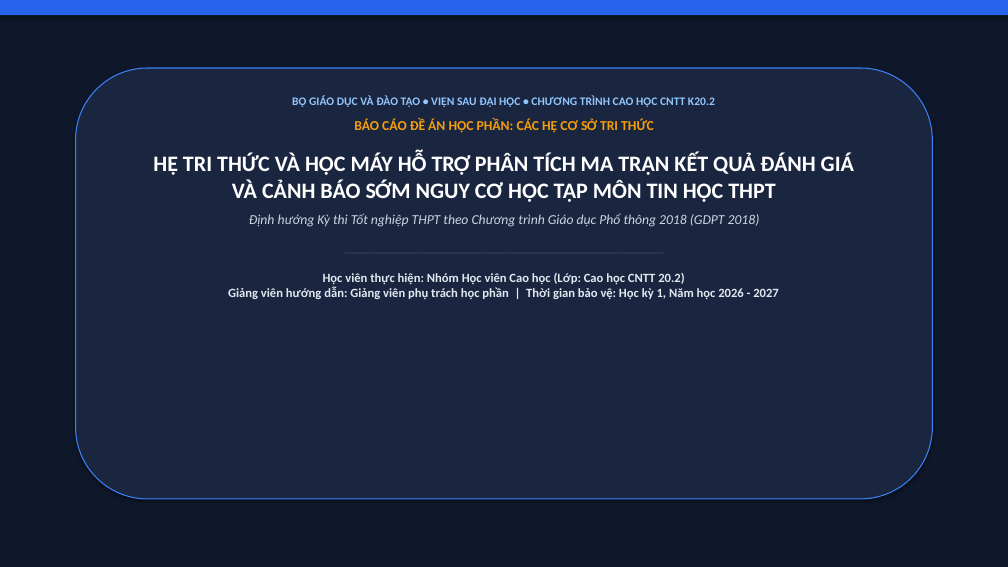
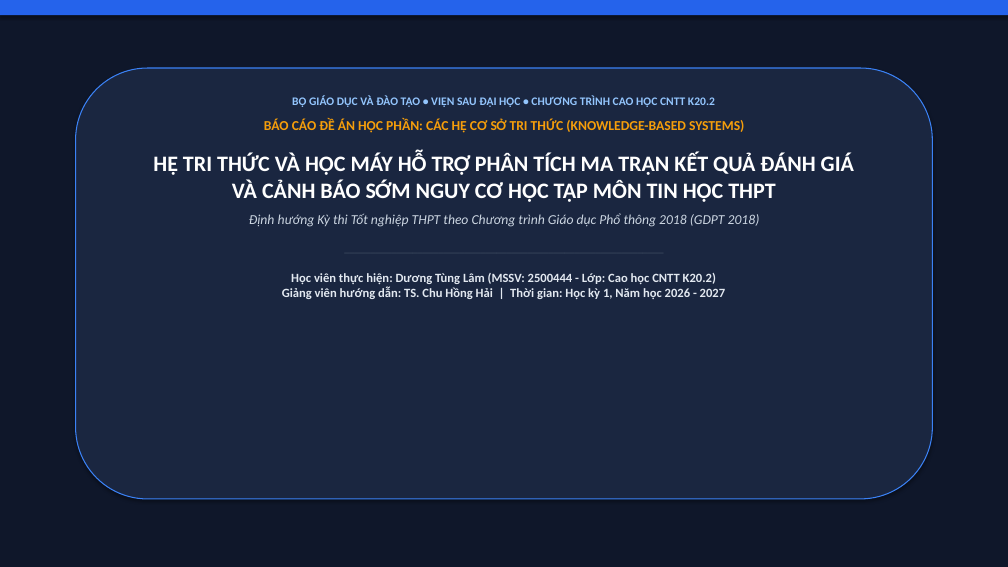
Before and after one commit to Lamdt198/HeTriThucTinHocTHPT, a slide deck: slide 1 of reports/Slide_Thuyet_Trinh_He_CS_Tri_Thuc_K20.2.pptx. Drawn at 1008x567 pixels with LibreOffice and Linux fonts; fonts in the diff are those of the drawing. Boxes give left, top, right and bottom in pixels: in the first picture for what was removed or moved away, otherwise in the second. Text is boxed around its words. In the diff, an @@ line names an element or a change of style, - is before the commit and + after.

```diff
--- a/reports/Slide_Thuyet_Trinh_He_CS_Tri_Thuc_K20.2.pptx
+++ b/reports/Slide_Thuyet_Trinh_He_CS_Tri_Thuc_K20.2.pptx
@@ text at bbox=[264, 118, 744, 133]: text changed @@
-BÁO CÁO ĐỀ ÁN HỌC PHẦN: CÁC HỆ CƠ SỞ TRI THỨC
+BÁO CÁO ĐỀ ÁN HỌC PHẦN: CÁC HỆ CƠ SỞ TRI THỨC (KNOWLEDGE-BASED SYSTEMS)
@@ text at bbox=[282, 273, 726, 299]: text changed @@
-Học viên thực hiện: Nhóm Học viên Cao học (Lớp: Cao học CNTT 20.2)
-Giảng viên hướng dẫn: Giảng viên phụ trách học phần | Thời gian bảo vệ: Học kỳ 1, Năm học 2026 - 2027
+Học viên thực hiện: Dương Tùng Lâm (MSSV: 2500444 - Lớp: Cao học CNTT K20.2)
+Giảng viên hướng dẫn: TS. Chu Hồng Hải | Thời gian: Học kỳ 1, Năm học 2026 - 2027
```
Also in this commit, not shown: 5 other slides changed, 22 slides added, 8 slides removed, 4 other files.
